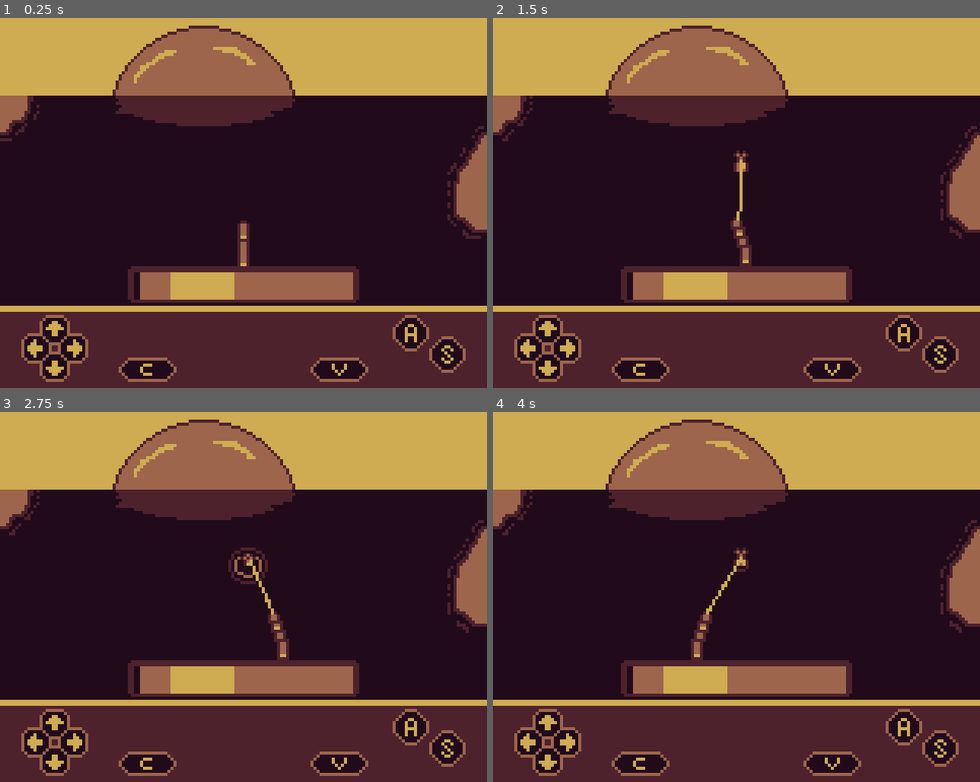
Above: before the commit, frames 1-4 (two rows, left to right).
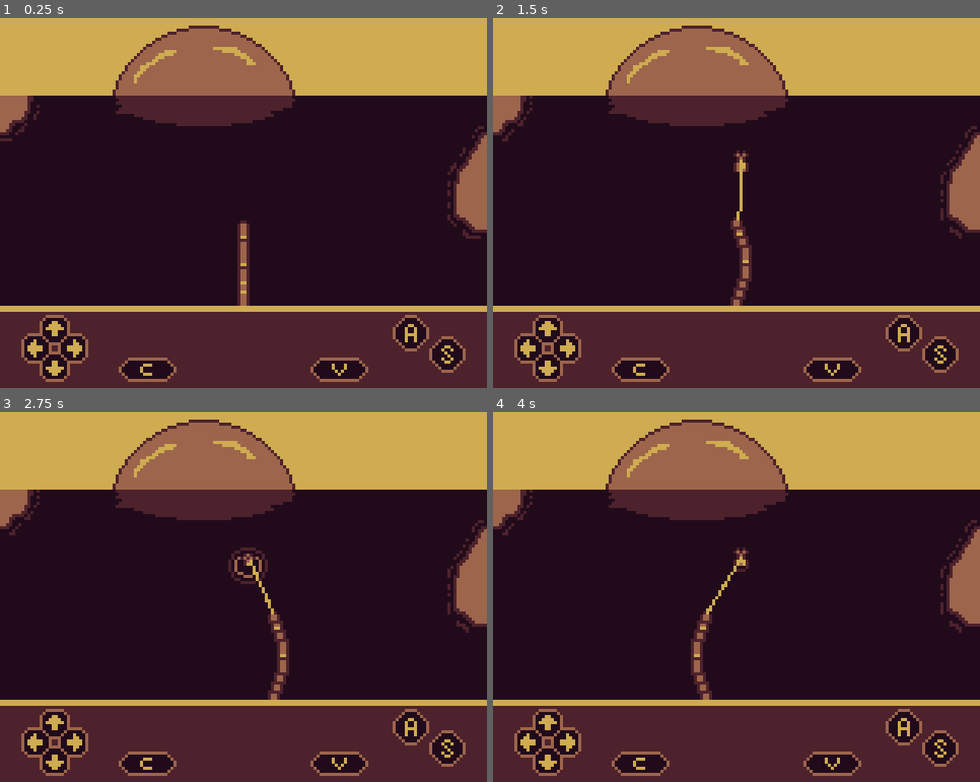
Above: after the commit, the same moments.

Repository: AparneetDey/luckyCatch
Game: Godot game, scene res://scenes/world/world.tscn
Two runs of this game, one before a commit and one after it. Both use one fixed random seed, a clock stepped at 60 frames per second and the inputs below.
Inputs:
- Up to frame 1 (0.25 s): no input
- Up to frame 2 (1.5 s): hold Right (right) 0.53-1.28 s; tap A (a) at 0.6, 1.35 s; hold Left (left) from 1.28 s (still down)
- Up to frame 3 (2.75 s): release Left (left) at 2.03 s; hold Right (right) from 2.03 s (still down); tap A (a) at 2.1 s
- Up to frame 4 (4 s): tap A (a) at 2.85, 3.6 s; release Right (right) at 3.53 s; hold Left (left) from 3.53 s (still down)

The runs differ from the first frame. In frame 1, 4.5% of the frame differs, in the area x 26-74%, y 67-78%; in frame 2, 4.5%; in frame 3, 4.5%; in frame 4, 4.6%.

Commit message:
Add fish data and reel state system
Introduces FishData resources and FishManager for rarity-based fish selection, autoloads the manager, and wires bite/reel state signals into the fishing loop. Also adds sample fish assets and resources, and updates the UI to show or hide the reel bar during reel start and stop.

Diff:
--- /dev/null
+++ b/fish_data.gd
@@ -0,0 +1,18 @@
+class_name FishData
+extends Resource
+
+@export_category("Identity")
+@export var display_name : String
+@export var rarity : FishManager.Rarity
+
+@export_category("Texture")
+@export var fish_sprite : Texture2D
+@export var silhouette_sprite : Texture2D
+
+@export_category("Difficulty")
+@export var safe_zone_size : float = 30.0
+@export var reel_resistance : float = 1.0
+@export var tension_recovery : float = 1.0
+
+@export_category("Catch")
+@export var catch_weight : float = 1.0
--- /dev/null
+++ b/fish_resources/sample_fish1.tres
@@ -0,0 +1,12 @@
+[gd_resource type="Resource" script_class="FishData" format=3 uid="uid://c55tvfcodioo3"]
+
+[ext_resource type="Texture2D" uid="uid://fnn3v33oanfb" path="res://assets/fishes/fish-1.png" id="1_cd8ni"]
+[ext_resource type="Script" uid="uid://m03rmk72eevw" path="res://fish_data.gd" id="2_b1b0i"]
+[ext_resource type="Texture2D" uid="uid://dixj75knl2avg" path="res://assets/fishes/fish-1-silhouette.png" id="3_dbu3h"]
+
+[resource]
+script = ExtResource("2_b1b0i")
+display_name = "Sample 1"
+fish_sprite = ExtResource("1_cd8ni")
+silhouette_sprite = ExtResource("3_dbu3h")
+metadata/_custom_type_script = "uid://m03rmk72eevw"
--- /dev/null
+++ b/fish_resources/sample_fish2.tres
@@ -0,0 +1,13 @@
+[gd_resource type="Resource" script_class="FishData" format=3 uid="uid://du53xowsvmd05"]
+
+[ext_resource type="Texture2D" uid="uid://fnn3v33oanfb" path="res://assets/fishes/fish-1.png" id="1_cd8ni"]
+[ext_resource type="Script" uid="uid://m03rmk72eevw" path="res://fish_data.gd" id="2_b1b0i"]
+[ext_resource type="Texture2D" uid="uid://dixj75knl2avg" path="res://assets/fishes/fish-1-silhouette.png" id="3_dbu3h"]
+
+[resource]
+script = ExtResource("2_b1b0i")
+display_name = "Sample 2"
+rarity = 1
+fish_sprite = ExtResource("1_cd8ni")
+silhouette_sprite = ExtResource("3_dbu3h")
+metadata/_custom_type_script = "uid://m03rmk72eevw"
--- /dev/null
+++ b/fish_resources/sample_fish3.tres
@@ -0,0 +1,13 @@
+[gd_resource type="Resource" script_class="FishData" format=3 uid="uid://dhyl2hgtoad7p"]
+
+[ext_resource type="Texture2D" uid="uid://fnn3v33oanfb" path="res://assets/fishes/fish-1.png" id="1_b0fwj"]
+[ext_resource type="Script" uid="uid://m03rmk72eevw" path="res://fish_data.gd" id="2_ksvfd"]
+[ext_resource type="Texture2D" uid="uid://dixj75knl2avg" path="res://assets/fishes/fish-1-silhouette.png" id="3_djpt4"]
+
+[resource]
+script = ExtResource("2_ksvfd")
+display_name = "Sample 3"
+rarity = 2
+fish_sprite = ExtResource("1_b0fwj")
+silhouette_sprite = ExtResource("3_djpt4")
+metadata/_custom_type_script = "uid://m03rmk72eevw"
--- /dev/null
+++ b/fish_resources/sample_fish4.tres
@@ -0,0 +1,13 @@
+[gd_resource type="Resource" script_class="FishData" format=3 uid="uid://dx3rxto08yrxp"]
+
+[ext_resource type="Texture2D" uid="uid://fnn3v33oanfb" path="res://assets/fishes/fish-1.png" id="1_605oj"]
+[ext_resource type="Script" uid="uid://m03rmk72eevw" path="res://fish_data.gd" id="2_mc8qk"]
+[ext_resource type="Texture2D" uid="uid://dixj75knl2avg" path="res://assets/fishes/fish-1-silhouette.png" id="3_cbnra"]
+
+[resource]
+script = ExtResource("2_mc8qk")
+display_name = "Sample 4"
+rarity = 3
+fish_sprite = ExtResource("1_605oj")
+silhouette_sprite = ExtResource("3_cbnra")
+metadata/_custom_type_script = "uid://m03rmk72eevw"
--- /dev/null
+++ b/managers/fish_manager.gd
@@ -0,0 +1,38 @@
+extends Node
+
+enum Rarity {
+	COMMON,
+	UNCOMMON,
+	RARE,
+	LEGENDARY
+}
+
+const FISH_LIST : Array[FishData] = [
+	preload("res://fish_resources/sample_fish1.tres"),
+	preload("res://fish_resources/sample_fish2.tres"),
+	preload("res://fish_resources/sample_fish3.tres"),
+	preload("res://fish_resources/sample_fish4.tres"),
+]
+
+func get_rarity() -> Rarity:
+	var chance := randf_range(0, 1)
+
+	if chance < 0.5:
+		return Rarity.COMMON
+	elif chance < 0.75:
+		return Rarity.UNCOMMON
+	elif chance < 0.90:
+		return Rarity.RARE
+	return Rarity.LEGENDARY
+
+func select_fish() -> FishData:
+	var rarity : Rarity = get_rarity()
+	var fish_of_rarity : Array = []
+
+	for fish in FISH_LIST:
+		if fish.rarity == rarity:
+			fish_of_rarity.append(fish)
+
+	var ind : int = randi_range(0, fish_of_rarity.size() - 1)
+
+	return fish_of_rarity[ind]
--- a/managers/state_manager.gd
+++ b/managers/state_manager.gd
@@ -2,3 +2,5 @@
 
 signal cast_bobber
 signal fish_bite
+signal reel_start
+signal reel_stop
--- a/project.godot
+++ b/project.godot
@@ -18,6 +18,7 @@
 [autoload]
 
 StateManager="*uid://3ipb2jmhbgvm"
+FishManager="*uid://c8nt62r88cg6d"
 
 [debug]
 
--- a/scenes/fishingRod/fishing.gd
+++ b/scenes/fishingRod/fishing.gd
@@ -8,6 +8,7 @@
 
 enum State {IDLE, CASTING, WAITING, BITE, FIGHT, CAUGHT, FAILED}
 
+var current_fish : FishData = null
 var state := State.IDLE
 var waiting_time := 0.0 # Testing
 
@@ -24,6 +25,8 @@
 		waiting_time -= _delta
 		if waiting_time <= 0:
 			state = State.BITE
+			current_fish = FishManager.select_fish()
+			print(current_fish.display_name)
 			StateManager.fish_bite.emit()
 
 func handle_input() -> void:
--- /dev/null
+++ b/scenes/ui/ui.gd
@@ -0,0 +1,13 @@
+extends CanvasLayer
+
+@onready var reel_bar: TextureRect = %ReelBar
+
+func _ready() -> void:
+	StateManager.reel_start.connect(onReelStart.bind())
+	StateManager.reel_stop.connect(onReelStop.bind())
+
+func onReelStart() -> void:
+	reel_bar.visible = true
+
+func onReelStop() -> void:
+	reel_bar.visible = false
--- a/scenes/ui/ui.tscn
+++ b/scenes/ui/ui.tscn
@@ -1,5 +1,6 @@
 [gd_scene format=3 uid="uid://lb8wxqoe3vvg"]
 
+[ext_resource type="Script" uid="uid://g7lpv0jiug1f" path="res://scenes/ui/ui.gd" id="1_jcn1r"]
 [ext_resource type="Texture2D" uid="uid://qax1um8hyvta" path="res://assets/ui/background-ui.png" id="1_u7n8c"]
 [ext_resource type="Texture2D" uid="uid://jjjwdou1ymhe" path="res://assets/ui/buttons/D-pad.png" id="2_pfayw"]
 [ext_resource type="Texture2D" uid="uid://ckj365jm6q3fw" path="res://assets/ui/buttons/a-button.png" id="3_7vp6q"]
@@ -9,6 +10,7 @@
 [ext_resource type="PackedScene" uid="uid://crh0fxd6eoetj" path="res://scenes/ui/reel-bar/reel_bar.tscn" id="7_7vp6q"]
 
 [node name="UI" type="CanvasLayer" unique_id=1434395001]
+script = ExtResource("1_jcn1r")
 
 [node name="ControlUI" type="Control" parent="." unique_id=1577532642]
 layout_mode = 3
@@ -110,6 +112,8 @@
 stretch_mode = 2
 
 [node name="ReelBar" parent="." unique_id=516664388 instance=ExtResource("7_7vp6q")]
+unique_name_in_owner = true
+visible = false
 anchors_preset = 7
 anchor_left = 0.5
 anchor_top = 1.0
Binary file added: assets/fishes/fish-1-silhouette.png
Not shown, added: assets/fishes/fish-1-silhouette.png.import
Binary file added: assets/fishes/fish-1.png
Not shown, added: assets/fishes/fish-1.png.import
Not shown, added: fish_data.gd.uid
Not shown, added: managers/fish_manager.gd.uid
Not shown, added: scenes/ui/ui.gd.uid
